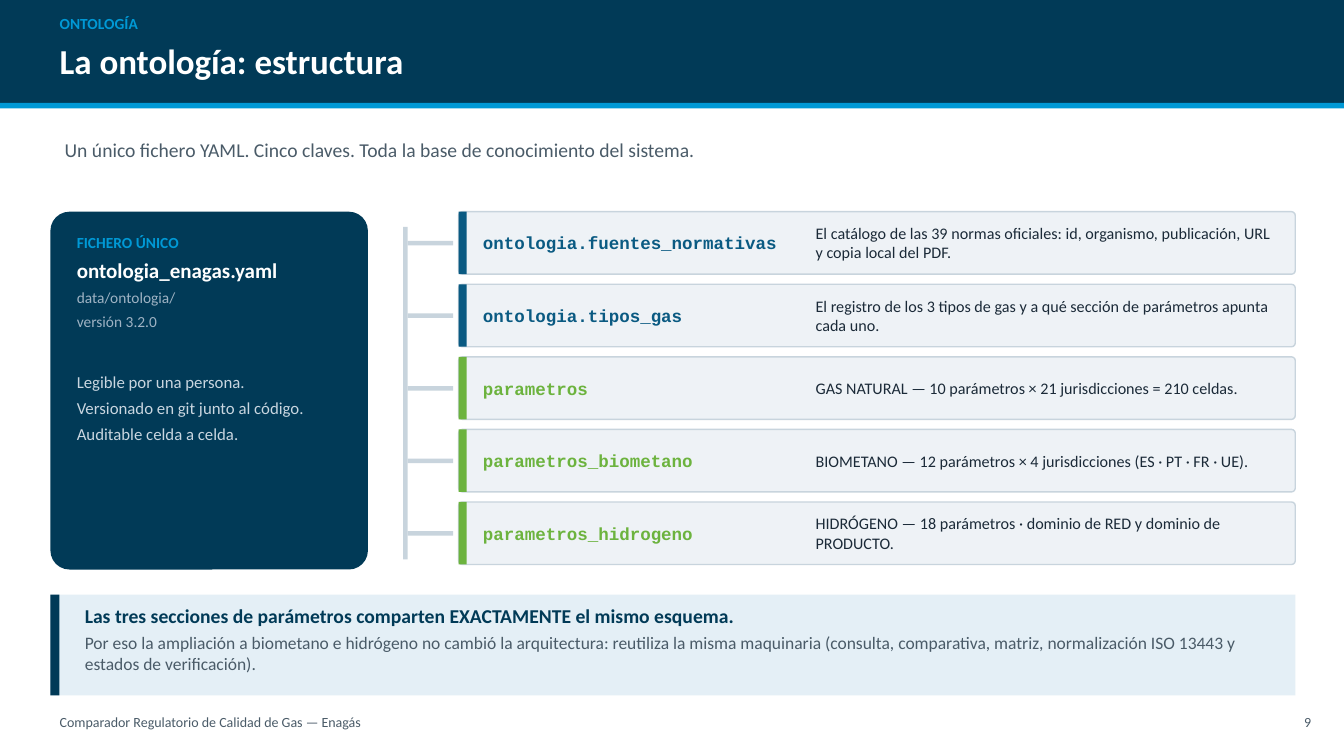
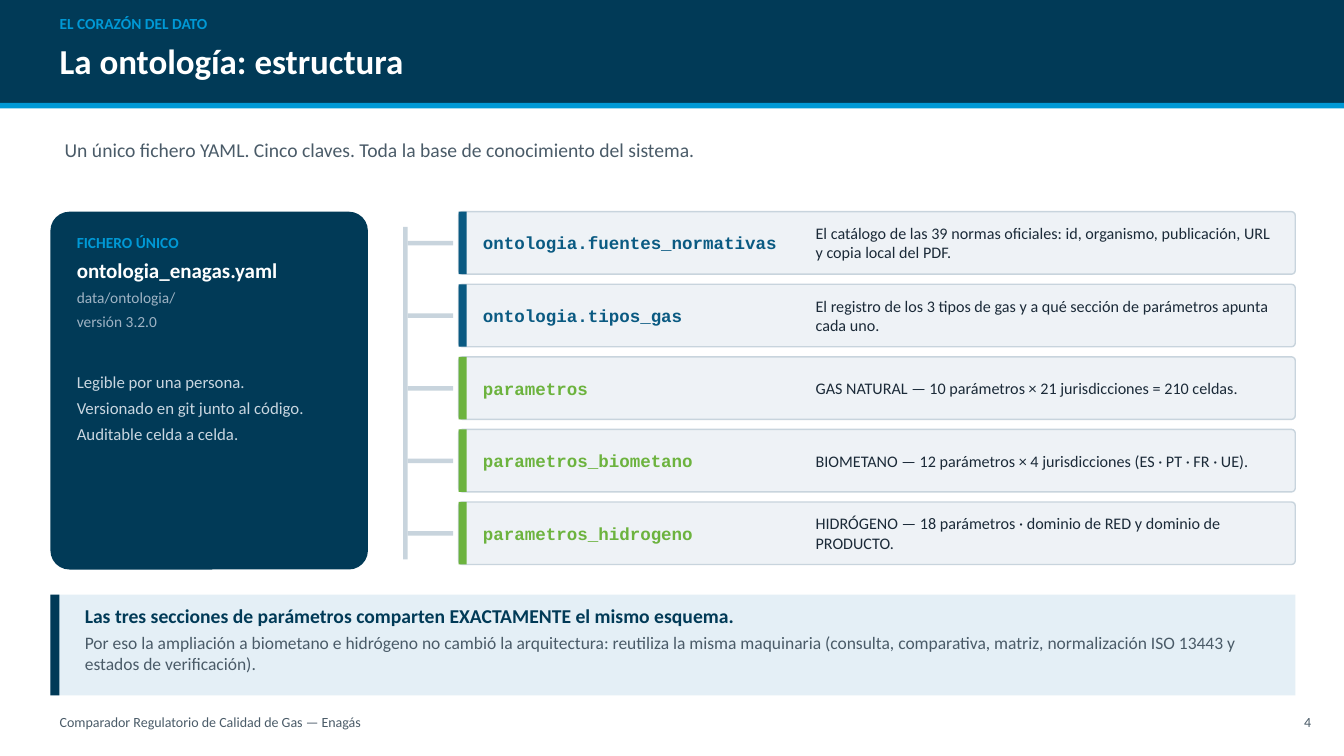
Before and after one commit to CarlosOlivaZurdo/ENAG-S_G1, a slide deck: slide 5 of docs/Presentacion_Comparador_Gas.pptx (slide 10 before the commit). Drawn at 1344x756 pixels with LibreOffice and Linux fonts; fonts in the diff are those of the drawing. Boxes give left, top, right and bottom in pixels: in the first picture for what was removed or moved away, otherwise in the second. Text is boxed around its words. In the diff, an @@ line names an element or a change of style, - is before the commit and + after.

```diff
--- a/docs/Presentacion_Comparador_Gas.pptx
+++ b/docs/Presentacion_Comparador_Gas.pptx
@@ text at (x1=60, y1=16, x2=207, y2=29): text changed @@
-ONTOLOGÍA
+EL CORAZÓN DEL DATO
@@ text at (x1=1304, y1=718, x2=1311, y2=727): text changed @@
-9
+4
```
Also in this commit, not shown: 8 other slides changed, 9 slides removed, 1 other file.
